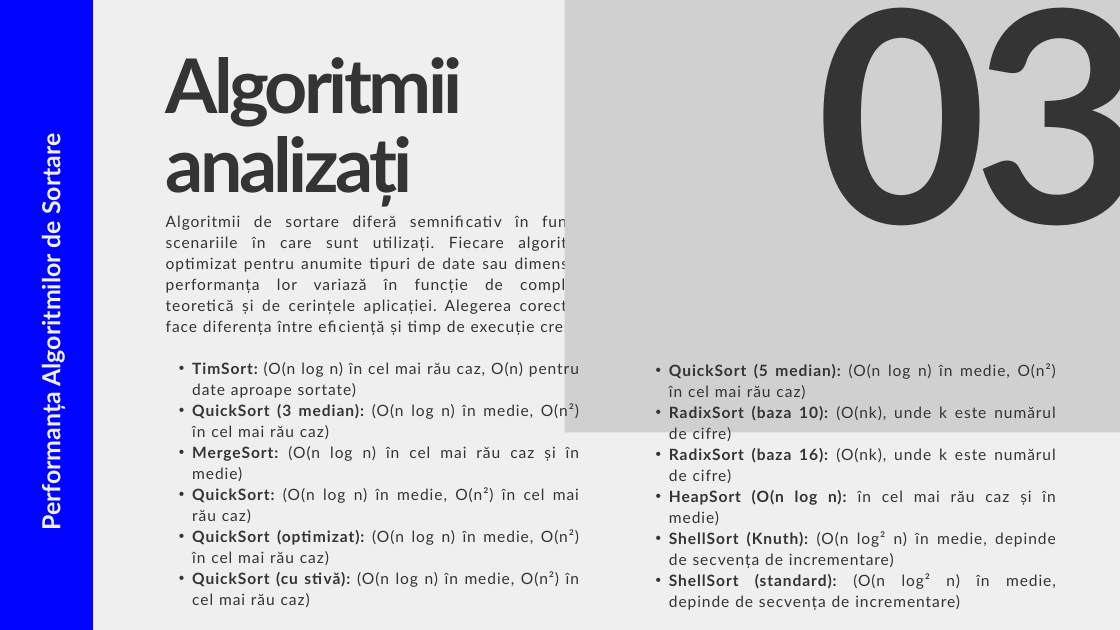
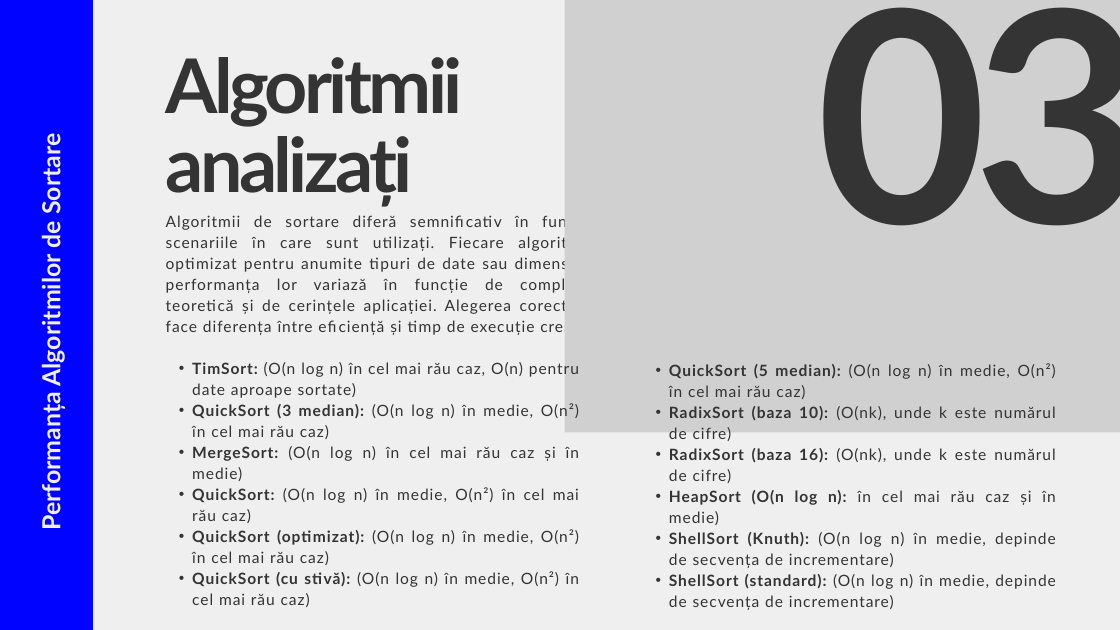
Before and after one commit to cristiarazvan/temaSortari, a slide deck: slide 4 of Performanta Algoritmilor de Sortare.pptx. Drawn at 1120x630 pixels with LibreOffice and Linux fonts; fonts in the diff are those of the drawing; grey boxes stand for pictures. Boxes give left, top, right and bottom in pixels: in the first picture for what was removed or moved away, otherwise in the second. Text is boxed around its words. In the diff, an @@ line names an element or a change of style, - is before the commit and + after.

Commit message:
add presentation

```diff
--- a/Performanta Algoritmilor de Sortare.pptx
+++ b/Performanta Algoritmilor de Sortare.pptx
@@ text at (669, 532, 1056, 610): text changed @@
-  • ShellSort (Knuth): (O(n log² n) în medie, depinde de secvența de incrementare)
-  • ShellSort (standard): (O(n log² n) în medie, depinde de secvența de incrementare)
+  • ShellSort (Knuth): (O(n log n) în medie, depinde de secvența de incrementare)
+  • ShellSort (standard): (O(n log n) în medie, depinde de secvența de incrementare)
```
